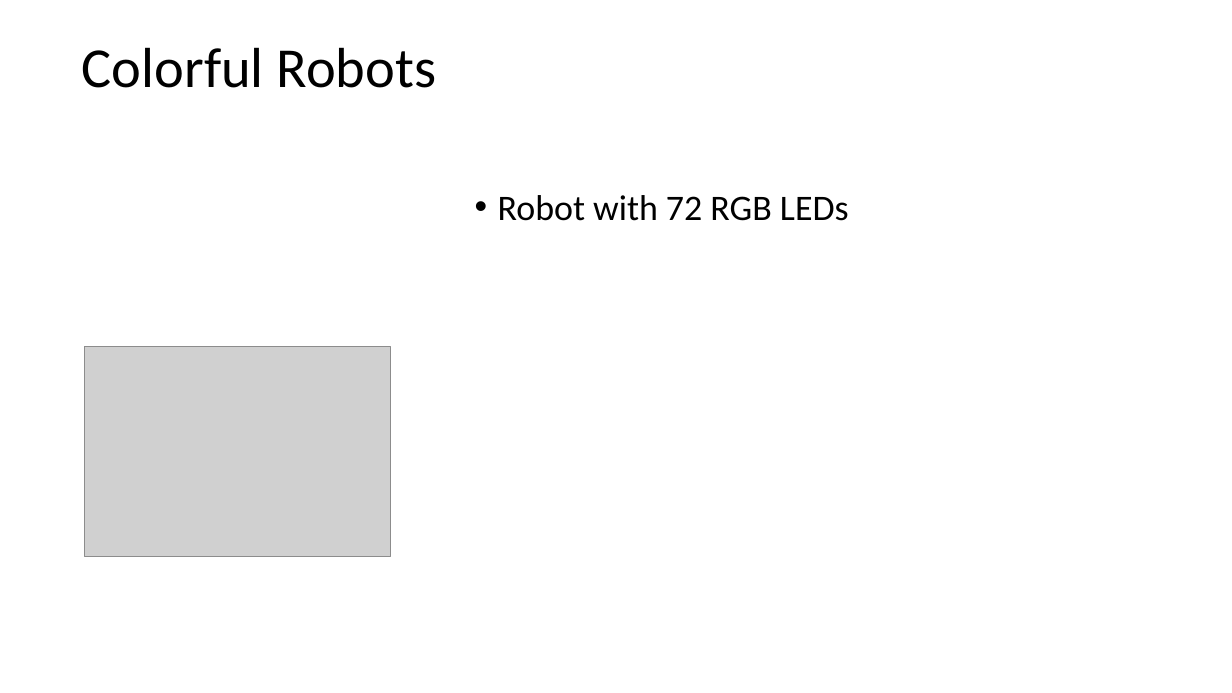
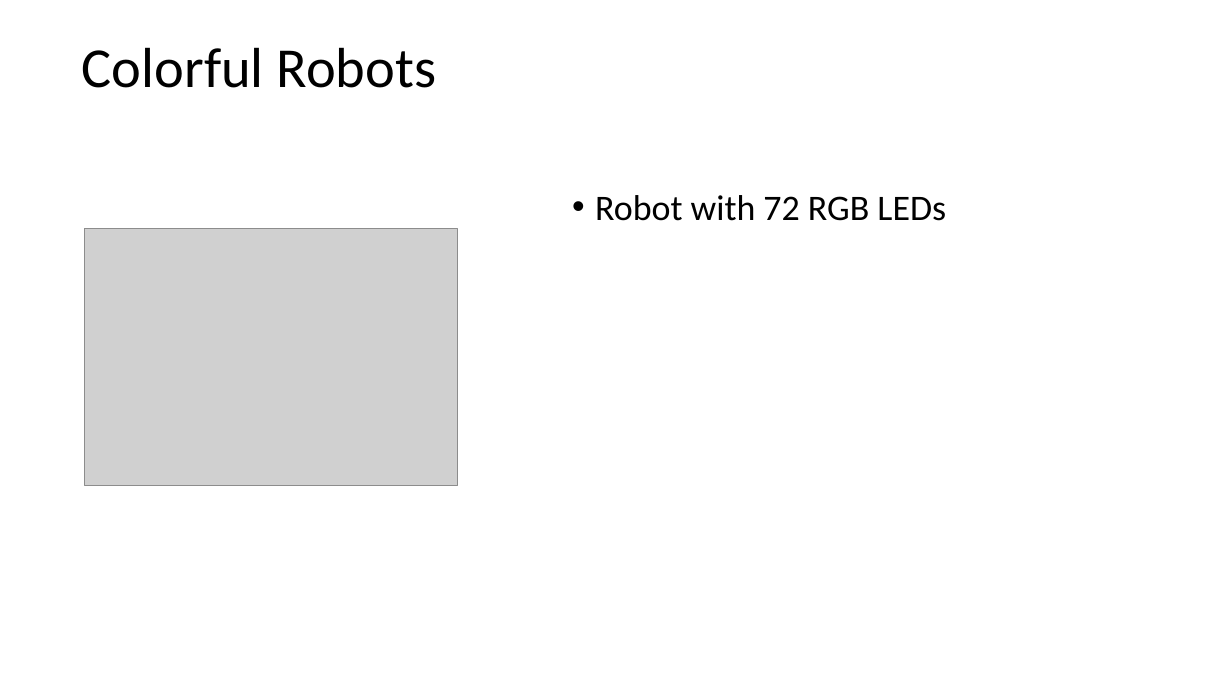
Before and after one commit to dmccreary/moving-rainbow, a slide deck: slide 17 of slides/led-strips-for-computational-thinking.pptx. Drawn at 1232x693 pixels with LibreOffice and Linux fonts; fonts in the diff are those of the drawing; grey boxes stand for pictures; background and template pictures are left out. Boxes give left, top, right and bottom in pixels: in the first picture for what was removed or moved away, otherwise in the second. Text is boxed around its words. In the diff, an @@ line names an element or a change of style, - is before the commit and + after.

```diff
--- a/slides/led-strips-for-computational-thinking.pptx
+++ b/slides/led-strips-for-computational-thinking.pptx
@@ text "Robot with 72 RGB LEDs": place and size @@
-text "Robot with 72 RGB LEDs" at bbox=[498, 195, 849, 221]
+text "Robot with 72 RGB LEDs" at bbox=[595, 195, 946, 221]
@@ picture: place and size @@
-picture at bbox=[85, 347, 391, 557]
+picture at bbox=[85, 229, 457, 486]
```
Also in this commit, not shown: 2 slides added, 11 other files.
